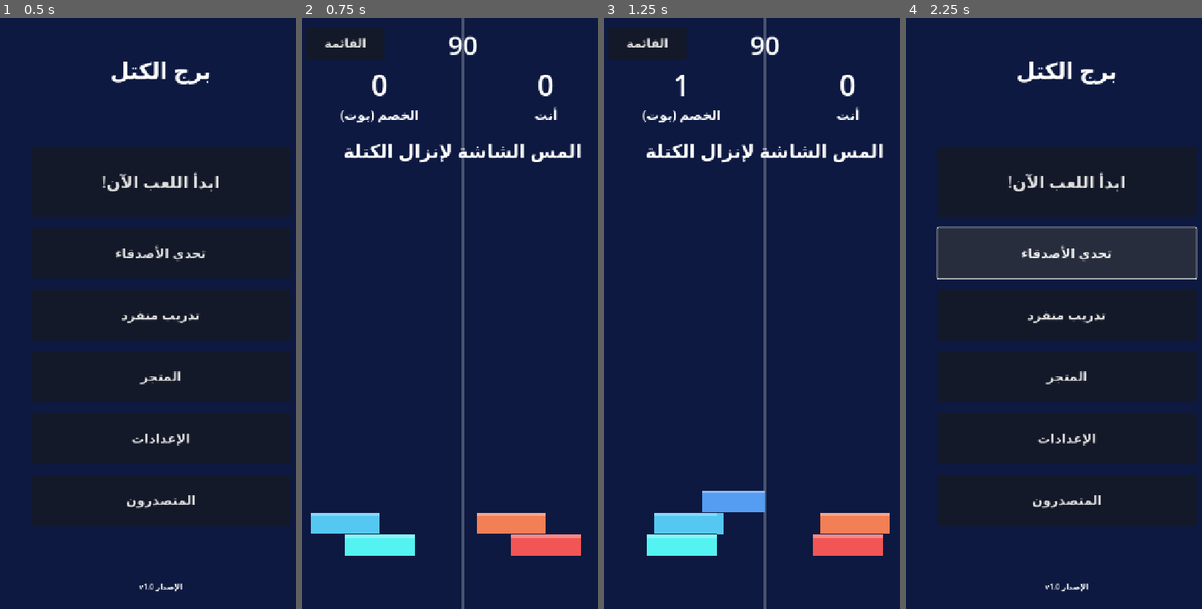
Above: before the commit, frames 1-4 (left to right).
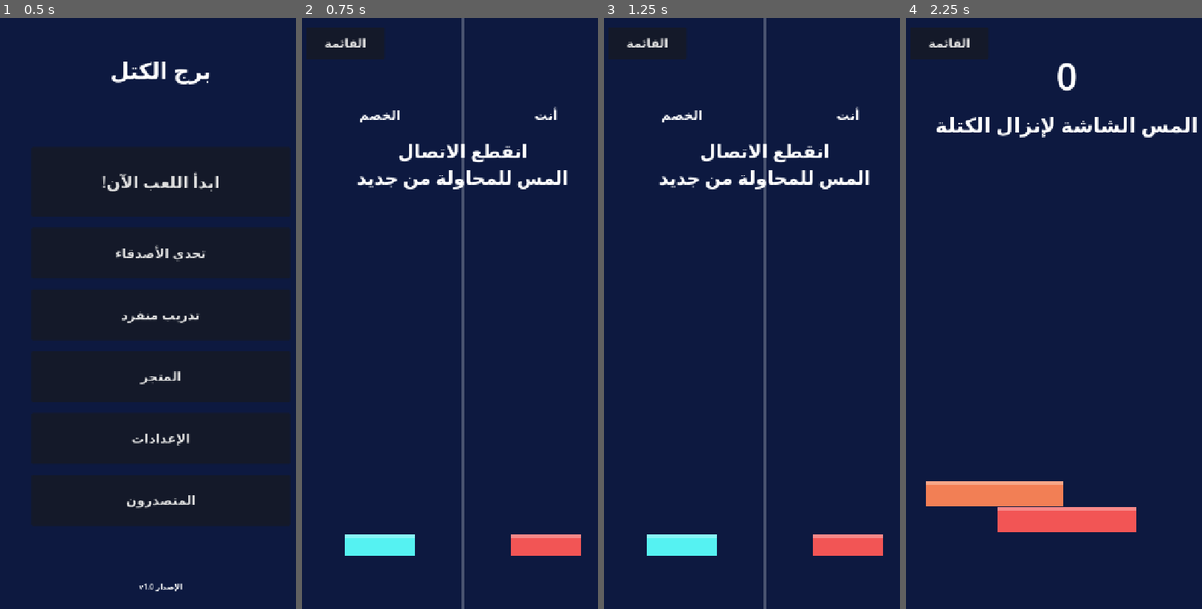
Above: after the commit, the same moments.

Repository: eab71334-web/TowerWars-ios
Game: Godot game, scene res://main_menu.tscn
Same seed, same stepped clock (60 frames per second), same inputs: the game is played once before the commit and once after it.
Inputs:
- Up to frame 1 (0.5 s): no input
- Up to frame 2 (0.75 s): click "ابدأ اللعب الآن!" at 0.5 s
- Up to frame 3 (1.25 s): no input
- Up to frame 4 (2.25 s): click "القائمة" at 1.25 s; click "تحدي الأصدقاء" at 2 s

Frame 1 is identical in both runs. In frame 2, 4.0% of the frame differs, in the area x 2-95%, y 3-88%; in frame 3, 4.7%; in frame 4, 15%, in the area x 6-99%, y 3-97%.

Commit message:
Update main_menu.gd

Diff:
--- a/main_menu.gd
+++ b/main_menu.gd
@@ -8,9 +8,9 @@
 @onready var leaderboard_btn: Button = $Buttons/LeaderboardButton
 
 func _ready() -> void:
-	play_btn.pressed.connect(func(): get_tree().change_scene_to_file("res://versus.tscn"))
-	training_btn.pressed.connect(func(): get_tree().change_scene_to_file("res://game.tscn"))
-	friends_btn.pressed.connect(func(): print("Friends"))
+	play_btn.pressed.connect(func(): get_tree().change_scene_to_file("res://online.tscn"))
+	training_btn.pressed.connect(func(): get_tree().change_scene_to_file("res://versus.tscn"))
+	friends_btn.pressed.connect(func(): get_tree().change_scene_to_file("res://game.tscn"))
 	shop_btn.pressed.connect(func(): print("Shop"))
 	settings_btn.pressed.connect(func(): print("Settings"))
 	leaderboard_btn.pressed.connect(func(): print("Leaderboard"))
